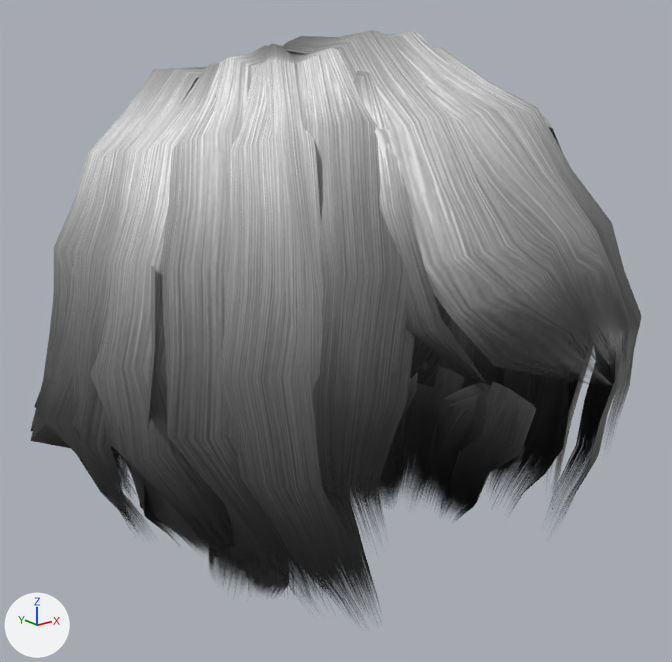
What one commit did to the glTF model public/models/hair_user_photo.glb.
One viewpoint serves both versions: a 50 mm camera at (-0.22, -0.277, 0.137) aimed at (-0.002, -0.004, 0.028). The axes (+X, +Y, +Z) are drawn at lower left. The lights are the same throughout. The picture after the commit comes second. Vertices at exactly the same position are counted once.

In view in the first picture: 'hair_user_photo'.
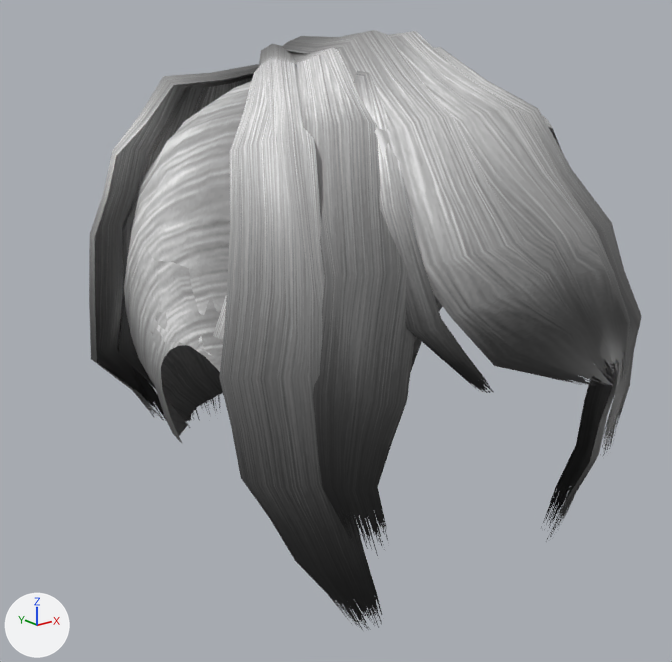
Pixel boxes [x1, y1, x2, y2] of what changed, in the pictures (672 x 662 px):
'hair_user_photo', reshaped (10% narrower)
    before: [30, 30, 642, 617]
    after: [89, 30, 642, 631]
part 1 of me_hair_user_photo, deleted
    before: [30, 69, 569, 597]
part 2 of me_hair_user_photo, cut back
    before: [31, 46, 591, 603]
    after: [89, 221, 443, 444]
part 3 of me_hair_user_photo, recoloured
    before: [180, 45, 630, 617]
    after: [90, 45, 630, 631]

What the commit changed:
Material 'hair_user_photo_mat' (mat_hair_user_photo_mat_1) is new.
Uses the picture img_hair_user_photo_tex.
me_hair_user_photo is used by ob_hair_user_photo; location (0.0, 0.0, 0.0).
me_hair_user_photo had 5936 vertices, 9370 faces and spanned x -0.116..0.116, y -0.111..0.099, z -0.087..0.14.
me_hair_user_photo now has 1704 vertices, 2854 faces and spans x -0.087..0.087, y -0.111..0.099, z -0.049..0.14.
me_hair_user_photo part 1: 55 loose pieces with 2304 vertices, spanning x -0.116..0.115, y -0.072..0.087, z -0.087..0.13, are deleted.
me_hair_user_photo part 2: 1 vertex moved within x 0.004, y 0.068, z -0.017; 2238 vertices removed from x -0.116..0.116, y -0.07..0.096, z -0.086..0.135; 310 vertices added at x -0.075..0.073, y -0.037..0.088, z -0.033..0.039.
me_hair_user_photo part 3: 2252 faces spanning x -0.087..0.087, y -0.111..0.099, z -0.049..0.14 switch from mat_hair_user_photo_mat (picture img_hair_user_photo_tex) to mat_hair_user_photo_mat_1.
